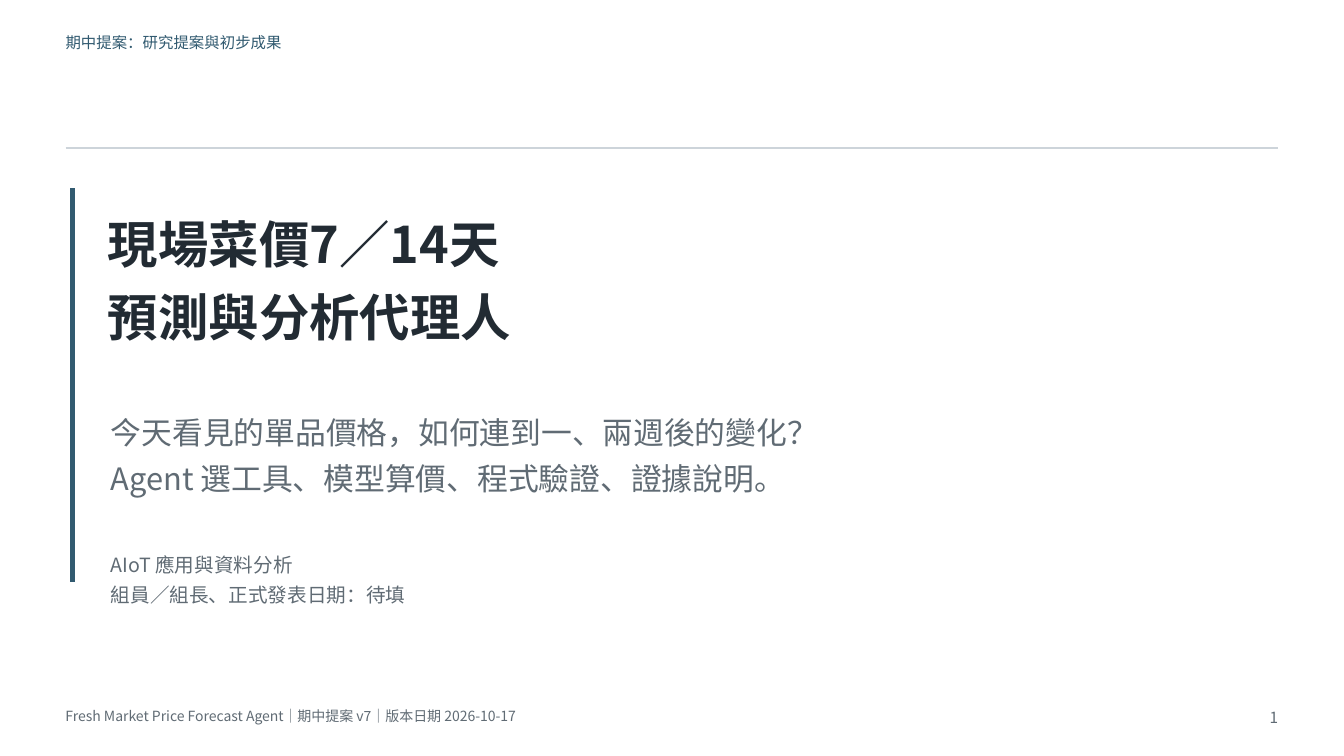
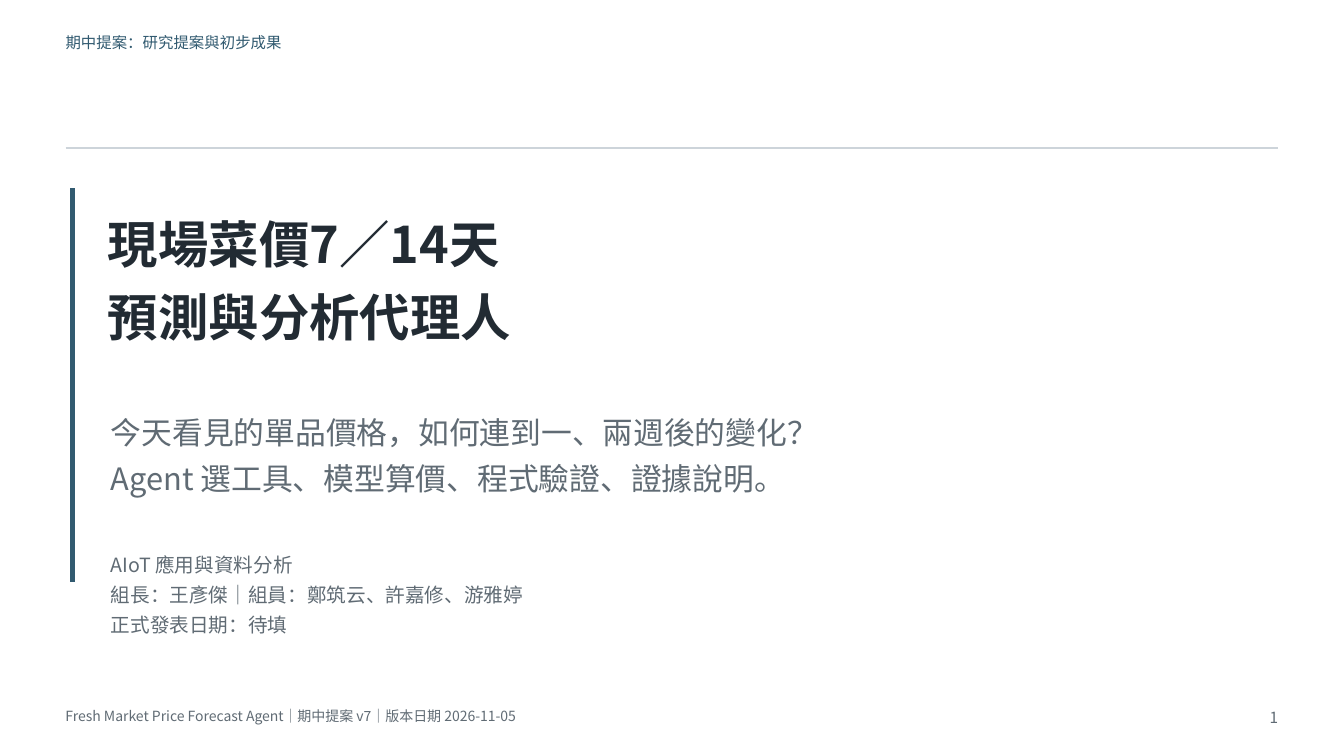
Before and after one commit to prometheans152/FreshMarketPriceForecastAgent, a slide deck: slide 1 of slides/proposal_v7/FMPA_Proposal_v7.pptx. Drawn at 1344x756 pixels with LibreOffice and Linux fonts; fonts in the diff are those of the drawing. Boxes give left, top, right and bottom in pixels: in the first picture for what was removed or moved away, otherwise in the second. Text is boxed around its words. In the diff, an @@ line names an element or a change of style, - is before the commit and + after.

```diff
--- a/slides/proposal_v7/FMPA_Proposal_v7.pptx
+++ b/slides/proposal_v7/FMPA_Proposal_v7.pptx
@@ text at box(111, 585, 523, 634): text changed @@
-組員／組長、正式發表日期：待填
+組長：王彥傑｜組員：鄭筑云、許嘉修、游雅婷
+正式發表日期：待填
@@ text at box(65, 709, 516, 725): text changed @@
-Fresh Market Price Forecast Agent｜期中提案 v7｜版本日期 2026-10-17
+Fresh Market Price Forecast Agent｜期中提案 v7｜版本日期 2026-11-05
```
Also in this commit, not shown: 3 other slides changed, 53 other files.
